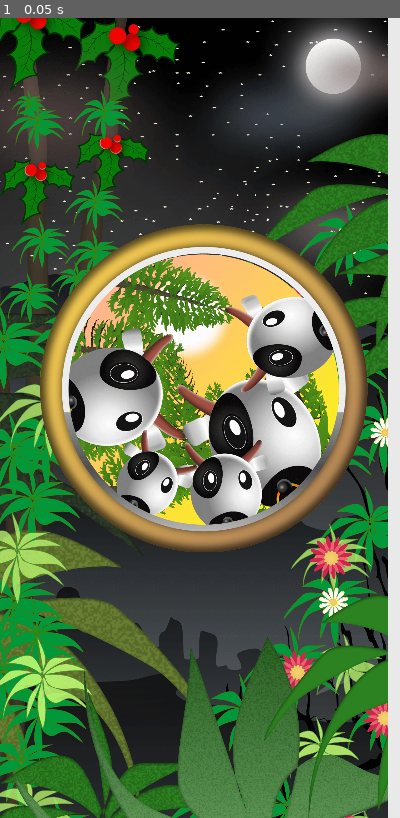
Above: before the commit, frame 1.
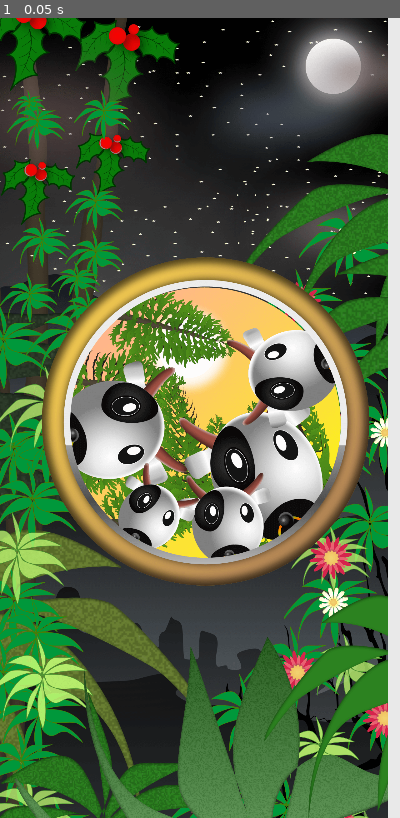
Above: after the commit, the same moment.

Repository: thunderrabbit/conswi
Game: Godot game, scene res://WorldSelect/WorldSelect.tscn
Same seed, same stepped clock (60 frames per second), same inputs: the game is played once before the commit and once after it. This scene is started directly instead of the project's main scene.
Inputs:
- Up to frame 1 (0.05 s): no input

The runs differ from the first frame. In frame 1, 26% of the frame differs, in the area x 10-93%, y 25-71%.

Commit message:
Try to get Circle centered

Diff:
--- a/WorldSelect/WorldCircle.tscn
+++ b/WorldSelect/WorldCircle.tscn
@@ -4,9 +4,28 @@
 
 [node name="Node" type="Node" index="0"]
 
-[node name="Sprite" type="Sprite" parent="." index="0"]
+[node name="Sprite" type="TextureButton" parent="." index="0"]
 
-position = Vector2( 326.726, 592.632 )
-scale = Vector2( 0.5, 0.5 )
-texture = ExtResource( 1 )
-_sections_unfolded = [ "Animation", "Material", "Offset", "Pause", "Region", "Transform", "Visibility", "Z Index" ]
+anchor_left = 0.5
+anchor_top = 0.5
+anchor_right = 0.5
+anchor_bottom = 0.5
+margin_left = -253.0
+margin_top = -257.0
+margin_right = 797.0
+margin_bottom = 793.0
+rect_scale = Vector2( 0.5, 0.5 )
+rect_pivot_offset = Vector2( 0, 0 )
+rect_clip_content = false
+focus_mode = 2
+mouse_filter = 0
+mouse_default_cursor_shape = 0
+size_flags_horizontal = 1
+size_flags_vertical = 1
+toggle_mode = false
+enabled_focus_mode = 2
+shortcut = null
+group = null
+texture_normal = ExtResource( 1 )
+stretch_mode = 3
+_sections_unfolded = [ "Anchor", "Animation", "Focus", "Grow Direction", "Hint", "Margin", "Material", "Mouse", "Offset", "Pause", "Rect", "Region", "Size Flags", "Textures", "Theme", "Transform", "Visibility", "Z Index" ]
